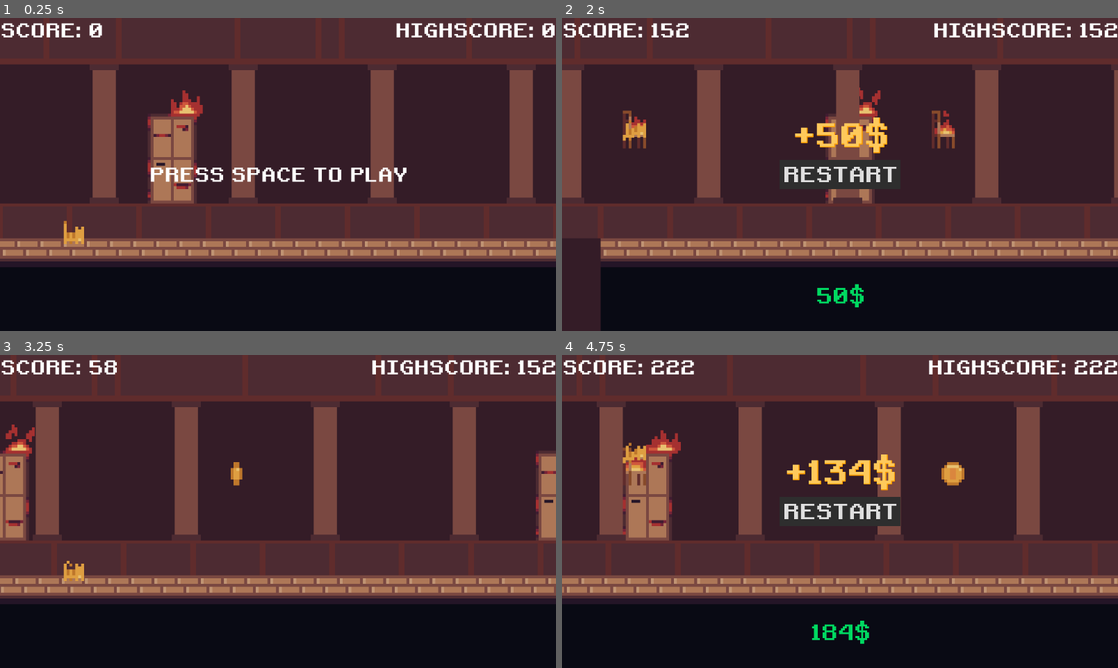
Above: before the commit, frames 1-4 (two rows, left to right).
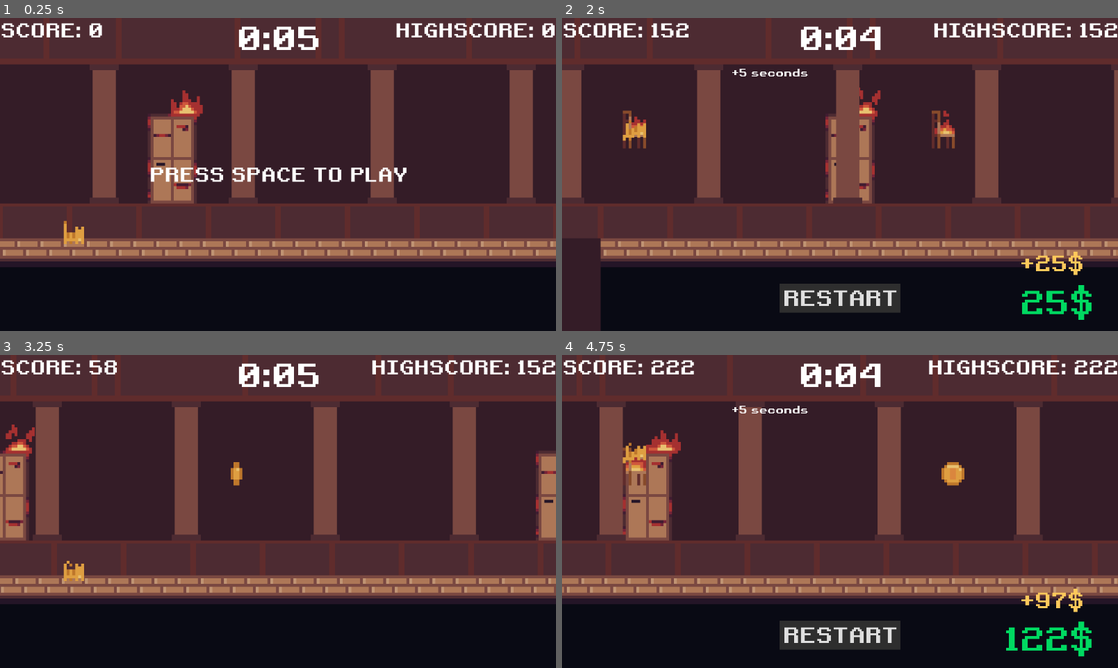
Above: after the commit, the same moments.

Repository: kurushimee/run-for-it
Game: Godot game, scene res://scenes/main.tscn
Same seed, same stepped clock (60 frames per second), same inputs: the game is played once before the commit and once after it.
Inputs (mouse positions are in pixels of both pictures, inside the frame that each line leads up to):
- Up to frame 1 (0.25 s): no input
- Up to frame 2 (2 s): tap Space (jump) at 0.5, 1.35, 1.52, 1.82 s; move the mouse to (962, 158) at 0.52 s; hold Space (jump) 0.53-1.28 s; move the mouse to (728, 190) at 1.27 s
- Up to frame 3 (3.25 s): click "RESTART" at 2 s; tap Space (jump) at 2.75 s; move the mouse to (333, 442) at 2.77 s; hold Space (jump) from 2.78 s (still down)
- Up to frame 4 (4.75 s): move the mouse to (812, 574) at 3.52 s; release Space (jump) at 3.53 s; tap Space (jump) at 3.6, 3.77, 4.07 s; move the mouse to (1006, 558) at 4.27 s; hold Space (jump) from 4.28 s (still down)

The runs differ from the first frame. In frame 1, 0.6% of the frame differs, in the area x 42-58%, y 2-11%; in frame 2, 5.5%, in the area x 30-96%, y 2-97%; in frame 3, 0.6%; in frame 4, 5.3%.

Commit message:
A lot of fixes

Diff:
--- a/default_bus_layout.tres
+++ b/default_bus_layout.tres
@@ -6,7 +6,7 @@
 bus/1/solo = false
 bus/1/mute = false
 bus/1/bypass_fx = false
-bus/1/volume_db = -20.3684
+bus/1/volume_db = -10.5236
 bus/1/send = &"Master"
 bus/2/name = &"SFX"
 bus/2/solo = false
--- a/scenes/main.tscn
+++ b/scenes/main.tscn
@@ -28,6 +28,12 @@
 
 [node name="HUD" parent="." instance=ExtResource("5_mo7pu")]
 
-[node name="GameOver" parent="." instance=ExtResource("7_1koxl")]
+[node name="GameOver" parent="." instance=ExtResource("10_4c20w")]
 
 [node name="RunningMusic" parent="." instance=ExtResource("8_i004v")]
+
+[connection signal="game_end" from="." to="GameOver" method="_on_game_end"]
+[connection signal="reset_game" from="." to="HUD" method="reset"]
+[connection signal="reset_game" from="." to="GameOver" method="_on_reset_game"]
+[connection signal="start_game" from="." to="HUD" method="_on_start_game"]
+[connection signal="time_expired" from="HUD" to="." method="end_game"]
--- a/scenes/ui/game_over.tscn
+++ b/scenes/ui/game_over.tscn
@@ -1,8 +1,10 @@
-[gd_scene load_steps=10 format=3 uid="uid://bxnp1o7kn7eyn"]
-
-[ext_resource type="FontFile" uid="uid://s15272omc2m3" path="res://assets/fonts/retro.ttf" id="1_c1gf1"]
-[ext_resource type="AudioStream" uid="uid://dtdtxerciseny" path="res://assets/audio/sfx/ui/buttonrollover.wav" id="2_48w2r"]
-[ext_resource type="AudioStream" uid="uid://ym5t3fjetgq8" path="res://assets/audio/sfx/ui/buttonclickrelease.wav" id="3_wiprg"]
+[gd_scene load_steps=17 format=3 uid="uid://inor2v8tc0hs"]
+
+[ext_resource type="Script" path="res://scripts/game_over.gd" id="1_3lp3r"]
+[ext_resource type="FontFile" uid="uid://s15272omc2m3" path="res://assets/fonts/retro.ttf" id="1_ts5rb"]
+[ext_resource type="AudioStream" uid="uid://dtdtxerciseny" path="res://assets/audio/sfx/ui/buttonrollover.wav" id="2_7ga7t"]
+[ext_resource type="AudioStream" uid="uid://ym5t3fjetgq8" path="res://assets/audio/sfx/ui/buttonclickrelease.wav" id="3_k5am2"]
+[ext_resource type="AudioStream" uid="uid://dxxn0a5xvgkyr" path="res://assets/audio/music/edit.wav" id="4_8olkv"]
 
 [sub_resource type="StyleBoxFlat" id="StyleBoxFlat_tb12c"]
 bg_color = Color(0.180005, 0.180005, 0.180005, 1)
@@ -12,6 +14,48 @@
 
 [sub_resource type="StyleBoxFlat" id="StyleBoxFlat_mc5sx"]
 bg_color = Color(0.473976, 0.473976, 0.473976, 1)
+
+[sub_resource type="GDScript" id="GDScript_qrxj4"]
+script/source = "extends Label
+
+@export var fade_out_speed: float
+
+
+func _ready() -> void:
+	reset()
+
+
+func _process(delta: float) -> void:
+	if modulate.a > 0.0:
+		modulate.a -= fade_out_speed * delta
+
+
+func reset() -> void:
+	modulate.a = 1.0
+	if $Timer.is_stopped():
+		$Timer.start()
+	set_process(false)
+
+
+func _on_timer_timeout() -> void:
+	set_process(true)
+	$Timer.stop()
+"
+
+[sub_resource type="Animation" id="Animation_4qnw6"]
+length = 0.001
+tracks/0/type = "value"
+tracks/0/imported = false
+tracks/0/enabled = true
+tracks/0/path = NodePath(".:position")
+tracks/0/interp = 1
+tracks/0/loop_wrap = true
+tracks/0/keys = {
+"times": PackedFloat32Array(0),
+"transitions": PackedFloat32Array(1),
+"update": 0,
+"values": [Vector2(542, 548)]
+}
 
 [sub_resource type="Animation" id="Animation_j72ln"]
 resource_name = "float"
@@ -30,44 +74,98 @@
 "values": [Vector2(0, 548), Vector2(0, 545)]
 }
 
-[sub_resource type="Animation" id="Animation_4qnw6"]
-length = 0.001
-tracks/0/type = "value"
-tracks/0/imported = false
-tracks/0/enabled = true
-tracks/0/path = NodePath(".:position")
-tracks/0/interp = 1
-tracks/0/loop_wrap = true
-tracks/0/keys = {
-"times": PackedFloat32Array(0),
-"transitions": PackedFloat32Array(1),
-"update": 0,
-"values": [Vector2(542, 548)]
-}
-
 [sub_resource type="AnimationLibrary" id="AnimationLibrary_xbulx"]
 _data = {
 "RESET": SubResource("Animation_4qnw6"),
 "float": SubResource("Animation_j72ln")
 }
 
+[sub_resource type="Animation" id="Animation_hqh0u"]
+resource_name = "ost_fade_in"
+length = 0.5
+tracks/0/type = "value"
+tracks/0/imported = false
+tracks/0/enabled = true
+tracks/0/path = NodePath(".:volume_db")
+tracks/0/interp = 1
+tracks/0/loop_wrap = true
+tracks/0/keys = {
+"times": PackedFloat32Array(0, 0.5),
+"transitions": PackedFloat32Array(1, 1),
+"update": 0,
+"values": [-80.0, 0.0]
+}
+
+[sub_resource type="Animation" id="Animation_8k3tj"]
+length = 0.001
+tracks/0/type = "value"
+tracks/0/imported = false
+tracks/0/enabled = true
+tracks/0/path = NodePath(".:volume_db")
+tracks/0/interp = 1
+tracks/0/loop_wrap = true
+tracks/0/keys = {
+"times": PackedFloat32Array(0),
+"transitions": PackedFloat32Array(1),
+"update": 0,
+"values": [0.0]
+}
+
+[sub_resource type="Animation" id="Animation_22qt6"]
+resource_name = "ost_fade_out"
+length = 0.5
+tracks/0/type = "value"
+tracks/0/imported = false
+tracks/0/enabled = true
+tracks/0/path = NodePath(".:volume_db")
+tracks/0/interp = 1
+tracks/0/loop_wrap = true
+tracks/0/keys = {
+"times": PackedFloat32Array(0, 0.5),
+"transitions": PackedFloat32Array(1, 1),
+"update": 0,
+"values": [0.0, -80.0]
+}
+tracks/1/type = "method"
+tracks/1/imported = false
+tracks/1/enabled = true
+tracks/1/path = NodePath(".")
+tracks/1/interp = 1
+tracks/1/loop_wrap = true
+tracks/1/keys = {
+"times": PackedFloat32Array(0.5),
+"transitions": PackedFloat32Array(1),
+"values": [{
+"args": [],
+"method": &"stop"
+}]
+}
+
+[sub_resource type="AnimationLibrary" id="AnimationLibrary_1u2ra"]
+_data = {
+"RESET": SubResource("Animation_8k3tj"),
+"ost_fade_in": SubResource("Animation_hqh0u"),
+"ost_fade_out": SubResource("Animation_22qt6")
+}
+
 [node name="GameOver" type="CanvasLayer"]
 process_mode = 2
+script = ExtResource("1_3lp3r")
 
 [node name="Button" type="Button" parent="."]
 custom_minimum_size = Vector2(250, 60)
-anchors_preset = 8
-anchor_left = 0.5
-anchor_top = 0.5
-anchor_right = 0.5
-anchor_bottom = 0.5
-offset_left = -91.5
-offset_top = -24.5
-offset_right = 91.5
-offset_bottom = 24.5
-grow_horizontal = 2
-grow_vertical = 2
-theme_override_fonts/font = ExtResource("1_c1gf1")
+anchors_preset = 7
+anchor_left = 0.5
+anchor_top = 1.0
+anchor_right = 0.5
+anchor_bottom = 1.0
+offset_left = -125.0
+offset_top = -98.0
+offset_right = 125.0
+offset_bottom = -38.0
+grow_horizontal = 2
+grow_vertical = 0
+theme_override_fonts/font = ExtResource("1_ts5rb")
 theme_override_font_sizes/font_size = 44
 theme_override_styles/normal = SubResource("StyleBoxFlat_tb12c")
 theme_override_styles/hover = SubResource("StyleBoxFlat_xap13")
@@ -75,33 +173,43 @@
 text = "RESTART"
 
 [node name="HoverSound" type="AudioStreamPlayer" parent="Button"]
-stream = ExtResource("2_48w2r")
+stream = ExtResource("2_7ga7t")
 bus = &"UI"
 
 [node name="PressSound" type="AudioStreamPlayer" parent="Button"]
 process_mode = 3
-stream = ExtResource("3_wiprg")
+stream = ExtResource("3_k5am2")
 bus = &"UI"
 
 [node name="Earned" type="Label" parent="."]
-anchors_preset = 14
-anchor_top = 0.5
-anchor_right = 1.0
-anchor_bottom = 0.5
-offset_top = -124.0
-offset_bottom = -40.0
-grow_horizontal = 2
-grow_vertical = 2
+custom_minimum_size = Vector2(1080, 0)
+anchors_preset = 7
+anchor_left = 0.5
+anchor_top = 1.0
+anchor_right = 0.5
+anchor_bottom = 1.0
+offset_left = -576.0
+offset_top = -168.0
+offset_right = 504.0
+offset_bottom = -112.0
+grow_horizontal = 2
+grow_vertical = 0
 theme_override_colors/font_color = Color(1, 0.787474, 0.356183, 1)
-theme_override_colors/font_shadow_color = Color(1, 0.611765, 0, 1)
 theme_override_constants/shadow_outline_size = 4
-theme_override_fonts/font = ExtResource("1_c1gf1")
-theme_override_font_sizes/font_size = 66
+theme_override_fonts/font = ExtResource("1_ts5rb")
+theme_override_font_sizes/font_size = 44
 text = "+100$"
-horizontal_alignment = 1
+horizontal_alignment = 2
 vertical_alignment = 1
+script = SubResource("GDScript_qrxj4")
+fade_out_speed = 0.3
+
+[node name="Timer" type="Timer" parent="Earned"]
+one_shot = true
+autostart = true
 
 [node name="Money" type="Label" parent="."]
+custom_minimum_size = Vector2(1100, 0)
 anchors_preset = 7
 anchor_left = 0.5
 anchor_top = 1.0
@@ -109,16 +217,16 @@
 anchor_bottom = 1.0
 offset_left = 542.0
 offset_top = 548.0
-offset_right = 1694.0
-offset_bottom = 604.0
+offset_right = 1642.0
+offset_bottom = 632.0
 grow_horizontal = 2
 grow_vertical = 0
 size_flags_horizontal = 4
 theme_override_colors/font_color = Color(1.44392e-06, 0.848658, 0.380239, 1)
-theme_override_fonts/font = ExtResource("1_c1gf1")
-theme_override_font_sizes/font_size = 44
-text = "0$"
-horizontal_alignment = 1
+theme_override_fonts/font = ExtResource("1_ts5rb")
+theme_override_font_sizes/font_size = 66
+text = "$0"
+horizontal_alignment = 2
 vertical_alignment = 1
 
 [node name="AnimationPlayer" type="AnimationPlayer" parent="Money"]
@@ -127,5 +235,40 @@
 }
 autoplay = "float"
 
+[node name="Shop" type="ScrollContainer" parent="."]
+custom_minimum_size = Vector2(450, 450)
+anchors_preset = 8
+anchor_left = 0.5
+anchor_top = 0.5
+anchor_right = 0.5
+anchor_bottom = 0.5
+offset_left = -20.0
+offset_top = -20.0
+offset_right = 20.0
+offset_bottom = 20.0
+grow_horizontal = 2
+grow_vertical = 2
+
+[node name="BuyTime" type="HBoxContainer" parent="Shop"]
+layout_mode = 2
+
+[node name="Name" type="Label" parent="Shop/BuyTime"]
+layout_mode = 2
+theme_override_fonts/font = ExtResource("1_ts5rb")
+theme_override_font_sizes/font_size = 22
+text = "+5 seconds"
+vertical_alignment = 1
+
+[node name="ShopMusic" type="AudioStreamPlayer" parent="."]
+process_mode = 3
+stream = ExtResource("4_8olkv")
+bus = &"Music"
+
+[node name="AnimationPlayer" type="AnimationPlayer" parent="ShopMusic"]
+libraries = {
+"": SubResource("AnimationLibrary_1u2ra")
+}
+
 [connection signal="mouse_entered" from="Button" to="Button/HoverSound" method="play"]
 [connection signal="pressed" from="Button" to="Button/PressSound" method="play"]
+[connection signal="timeout" from="Earned/Timer" to="Earned" method="_on_timer_timeout"]
--- a/scenes/ui/hud.tscn
+++ b/scenes/ui/hud.tscn
@@ -1,8 +1,10 @@
-[gd_scene load_steps=2 format=3 uid="uid://b2ygwns5dr211"]
+[gd_scene load_steps=3 format=3 uid="uid://b2ygwns5dr211"]
 
+[ext_resource type="Script" path="res://scripts/hud.gd" id="1_t41og"]
 [ext_resource type="FontFile" uid="uid://s15272omc2m3" path="res://assets/fonts/retro.ttf" id="1_wq3c8"]
 
 [node name="HUD" type="CanvasLayer"]
+script = ExtResource("1_t41og")
 
 [node name="ScoreLabel" type="Label" parent="."]
 offset_right = 214.0
@@ -40,3 +42,14 @@
 theme_override_font_sizes/font_size = 40
 text = "PRESS SPACE TO PLAY"
 horizontal_alignment = 1
+
+[node name="TimeLabel" type="Label" parent="."]
+anchors_preset = 10
+anchor_right = 1.0
+offset_bottom = 84.0
+grow_horizontal = 2
+theme_override_fonts/font = ExtResource("1_wq3c8")
+theme_override_font_sizes/font_size = 66
+text = "0:05"
+horizontal_alignment = 1
+vertical_alignment = 2
--- a/scenes/ui/running_music.tscn
+++ b/scenes/ui/running_music.tscn
@@ -2,7 +2,23 @@
 
 [ext_resource type="AudioStream" uid="uid://cvsniboc7lj3h" path="res://assets/audio/music/run.wav" id="1_5d37u"]
 
-[sub_resource type="Animation" id="Animation_khcg0"]
+[sub_resource type="Animation" id="Animation_ex6u5"]
+resource_name = "ost_fade_in"
+length = 0.5
+tracks/0/type = "value"
+tracks/0/imported = false
+tracks/0/enabled = true
+tracks/0/path = NodePath(".:volume_db")
+tracks/0/interp = 1
+tracks/0/loop_wrap = true
+tracks/0/keys = {
+"times": PackedFloat32Array(0, 0.5),
+"transitions": PackedFloat32Array(1, 1),
+"update": 0,
+"values": [-80.0, 0.0]
+}
+
+[sub_resource type="Animation" id="Animation_sqmrx"]
 length = 0.001
 tracks/0/type = "value"
 tracks/0/imported = false
@@ -16,21 +32,10 @@
 "update": 0,
 "values": [0.0]
 }
-tracks/1/type = "value"
-tracks/1/imported = false
-tracks/1/enabled = true
-tracks/1/path = NodePath(".:playing")
-tracks/1/interp = 1
-tracks/1/loop_wrap = true
-tracks/1/keys = {
-"times": PackedFloat32Array(0),
-"transitions": PackedFloat32Array(1),
-"update": 1,
-"values": [true]
-}
 
-[sub_resource type="Animation" id="Animation_r4nr1"]
-resource_name = "fade_in"
+[sub_resource type="Animation" id="Animation_rxhit"]
+resource_name = "ost_fade_out"
+length = 0.5
 tracks/0/type = "value"
 tracks/0/imported = false
 tracks/0/enabled = true
@@ -38,66 +43,39 @@
 tracks/0/interp = 1
 tracks/0/loop_wrap = true
 tracks/0/keys = {
-"times": PackedFloat32Array(0, 1),
-"transitions": PackedFloat32Array(1, 1),
-"update": 0,
-"values": [-80.0, 0.0]
-}
-tracks/1/type = "value"
-tracks/1/imported = false
-tracks/1/enabled = true
-tracks/1/path = NodePath(".:playing")
-tracks/1/interp = 1
-tracks/1/loop_wrap = true
-tracks/1/keys = {
-"times": PackedFloat32Array(0),
-"transitions": PackedFloat32Array(1),
-"update": 1,
-"values": [true]
-}
-
-[sub_resource type="Animation" id="Animation_yxwkp"]
-resource_name = "fade_out"
-tracks/0/type = "value"
-tracks/0/imported = false
-tracks/0/enabled = true
-tracks/0/path = NodePath(".:volume_db")
-tracks/0/interp = 1
-tracks/0/loop_wrap = true
-tracks/0/keys = {
-"times": PackedFloat32Array(0, 1),
+"times": PackedFloat32Array(0, 0.5),
 "transitions": PackedFloat32Array(1, 1),
 "update": 0,
 "values": [0.0, -80.0]
 }
-tracks/1/type = "value"
+tracks/1/type = "method"
 tracks/1/imported = false
 tracks/1/enabled = true
-tracks/1/path = NodePath(".:playing")
+tracks/1/path = NodePath(".")
 tracks/1/interp = 1
 tracks/1/loop_wrap = true
 tracks/1/keys = {
-"times": PackedFloat32Array(0, 1),
-"transitions": PackedFloat32Array(1, 1),
-"update": 1,
-"values": [true, false]
+"times": PackedFloat32Array(0.5),
+"transitions": PackedFloat32Array(1),
+"values": [{
+"args": [],
+"method": &"stop"
+}]
 }
 
-[sub_resource type="AnimationLibrary" id="AnimationLibrary_3v6uw"]
+[sub_resource type="AnimationLibrary" id="AnimationLibrary_2mmvu"]
 _data = {
-"RESET": SubResource("Animation_khcg0"),
-"fade_in": SubResource("Animation_r4nr1"),
-"fade_out": SubResource("Animation_yxwkp")
+"RESET": SubResource("Animation_sqmrx"),
+"ost_fade_in": SubResource("Animation_ex6u5"),
+"ost_fade_out": SubResource("Animation_rxhit")
 }
 
 [node name="RunningMusic" type="AudioStreamPlayer"]
 process_mode = 3
 stream = ExtResource("1_5d37u")
-autoplay = true
 bus = &"Music"
 
 [node name="AnimationPlayer" type="AnimationPlayer" parent="."]
 libraries = {
-"": SubResource("AnimationLibrary_3v6uw")
+"": SubResource("AnimationLibrary_2mmvu")
 }
-autoplay = "fade_in"
--- a/scripts/game_manager.gd
+++ /dev/null
@@ -1,3 +0,0 @@
-extends Node
-
-signal game_ended
--- /dev/null
+++ b/scripts/game_over.gd
@@ -0,0 +1,10 @@
+extends CanvasLayer
+
+
+func _on_game_end() -> void:
+	$ShopMusic.play()
+	$ShopMusic/AnimationPlayer.play("ost_fade_in")
+
+
+func _on_reset_game() -> void:
+	$ShopMusic/AnimationPlayer.play("ost_fade_out")
--- /dev/null
+++ b/scripts/hud.gd
@@ -0,0 +1,36 @@
+extends CanvasLayer
+
+# Time in seconds
+var time: float
+var max_time := 5.0
+
+signal time_expired
+
+
+func _ready() -> void:
+	reset()
+
+
+func _process(delta: float) -> void:
+	time -= delta
+	render_time()
+	if time <= 0.0:
+		reset()
+		time_expired.emit()
+
+
+func render_time() -> void:
+	var minutes := clampi(floori(time / 60), 0, 99)
+	var seconds := clampi(ceili(time - (minutes * 60)), 0, 59)
+	var seconds_formatted := str(seconds) if seconds >= 10 else "0" + str(seconds)
+	$TimeLabel.text = str(minutes) + ":" + seconds_formatted
+
+
+func reset() -> void:
+	time = max_time
+	render_time()
+	set_process(false)
+
+
+func _on_start_game() -> void:
+	set_process(true)
--- a/scripts/items/obstacle.gd
+++ b/scripts/items/obstacle.gd
@@ -4,4 +4,5 @@
 
 
 func interact() -> void:
+	get_node("../Player/HitSound").play()
 	get_parent().end_game()
--- a/scripts/main.gd
+++ b/scripts/main.gd
@@ -34,6 +34,10 @@
 var ground_height: int
 var ground_scale: int
 
+signal reset_game
+signal start_game
+signal game_end
+
 
 func _ready() -> void:
 	screen_size = get_window().size
@@ -48,6 +52,7 @@
 		if Input.is_action_pressed("jump"):
 			game_running = true
 			$HUD/StartLabel.hide()
+			start_game.emit()
 		else:
 			return
 
@@ -101,7 +106,9 @@
 	# Reset HUD
 	$HUD/StartLabel.show()
 	$GameOver.hide()
-	$RunningMusic/AnimationPlayer.play("fade_in")
+	$RunningMusic.play()
+	$RunningMusic/AnimationPlayer.play("ost_fade_in")
+	reset_game.emit()
 
 
 func show_score() -> void:
@@ -163,13 +170,12 @@
 
 
 func end_game() -> void:
-	$Player/HitSound.play()
 	get_tree().paused = true
 	game_running = false
-	$RunningMusic/AnimationPlayer.play("fade_out")
+	$RunningMusic/AnimationPlayer.play("ost_fade_out")
 
 	# Calculate money reward for the run
-	var final_score: int = score / SCORE_MODIFIER / 5  # Calculate how much player gets from just running
+	var final_score: int = score / SCORE_MODIFIER / 10  # Calculate how much player gets from just running
 	var run_reward: int = final_score * (speed / START_SPEED)  # Add speed bonus to the ran amount
 	earned += run_reward
 	if earned < money:
@@ -177,5 +183,7 @@
 	money += earned
 
 	$GameOver/Earned.text = "+" + str(earned) + "$"
+	$GameOver/Earned.reset()
 	$GameOver/Money.text = str(money) + "$"
 	$GameOver.show()
+	game_end.emit()
Not shown, changed: assets/audio/music/edit.wav.import
Not shown, changed: assets/audio/music/main-theme.wav.import
Not shown: 1 places in scenes/main.tscn that only renumber resources
